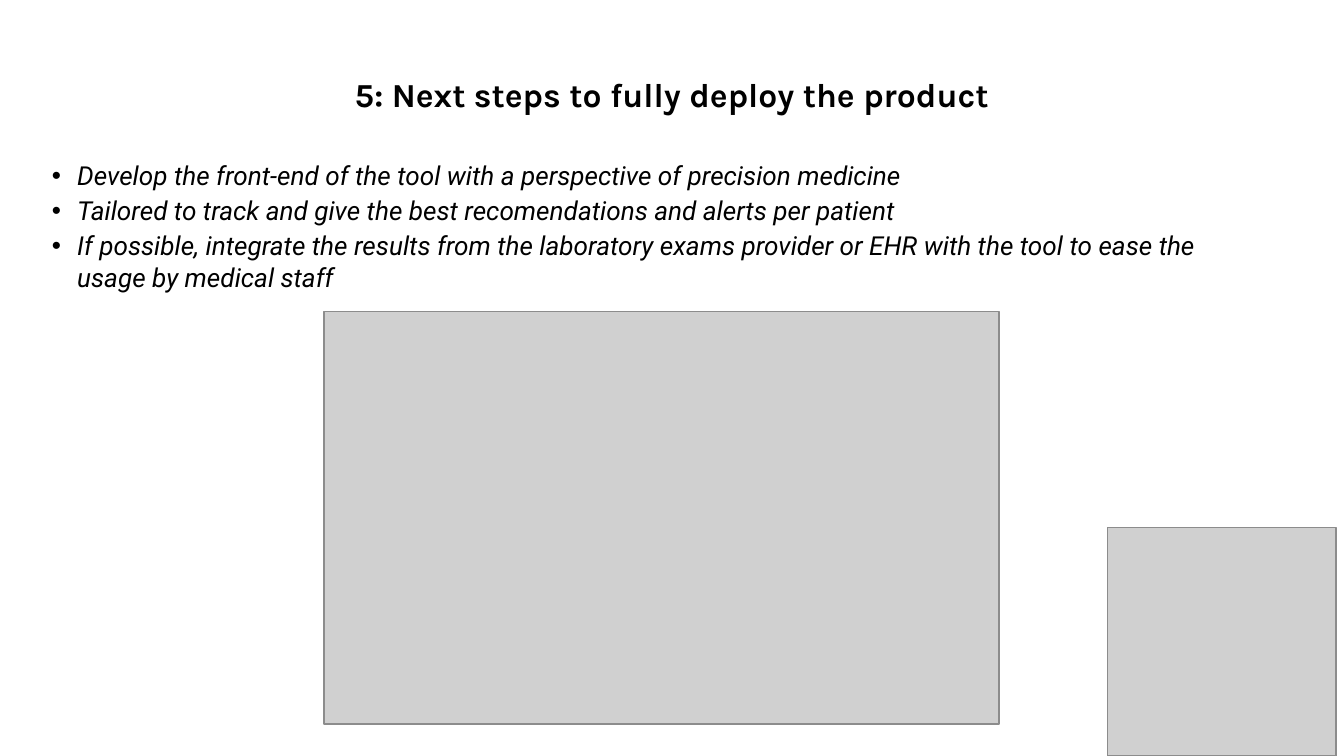
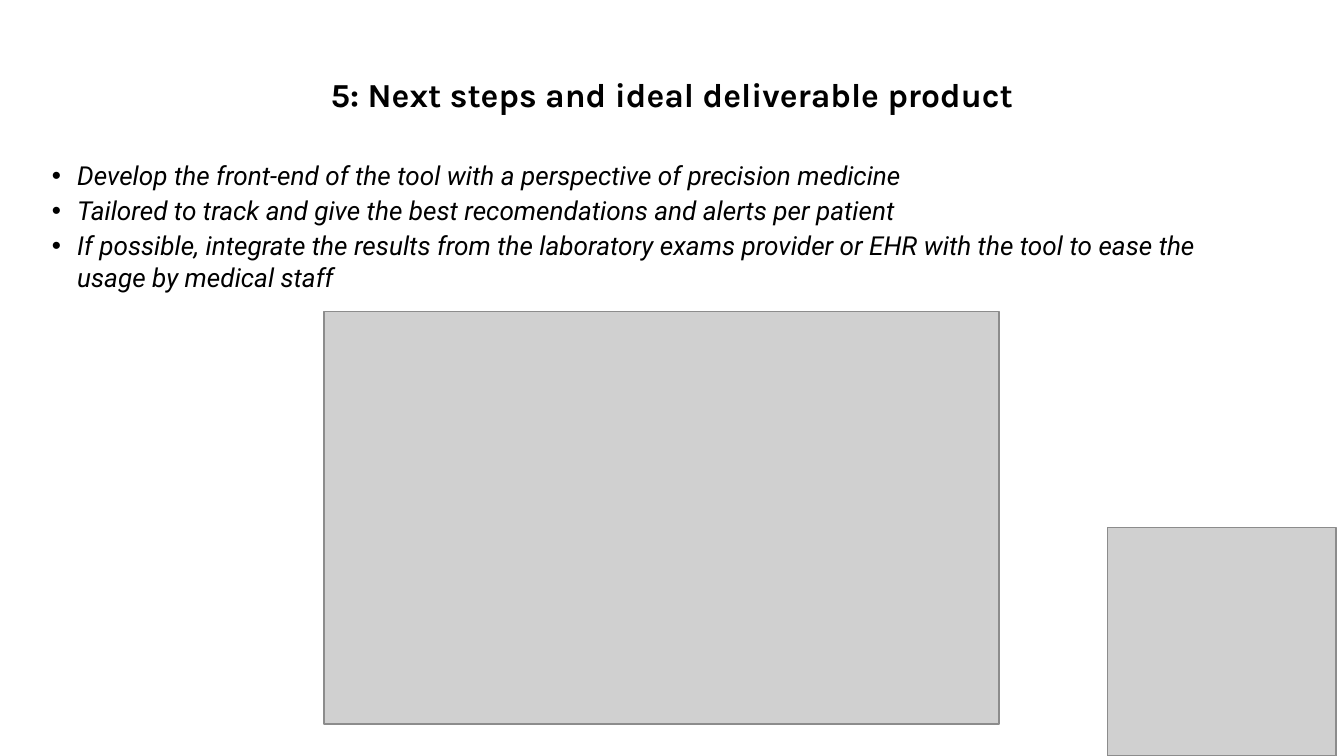
Before and after one commit to insomnium098/ChronicKidneyDiseaseChallenge, a slide deck: slide 18 of Slides.pptx. Drawn at 1344x756 pixels with LibreOffice and Linux fonts; fonts in the diff are those of the drawing; grey boxes stand for pictures. Boxes give left, top, right and bottom in pixels: in the first picture for what was removed or moved away, otherwise in the second. Text is boxed around its words. In the diff, an @@ line names an element or a change of style, - is before the commit and + after.

Commit message:
Update slides

```diff
--- a/Slides.pptx
+++ b/Slides.pptx
@@ title at bbox=[331, 83, 1013, 115]: text changed @@
-5: Next steps to fully deploy the product
+5: Next steps and ideal deliverable product
```
Also in this commit, not shown: 1 other slide changed.
